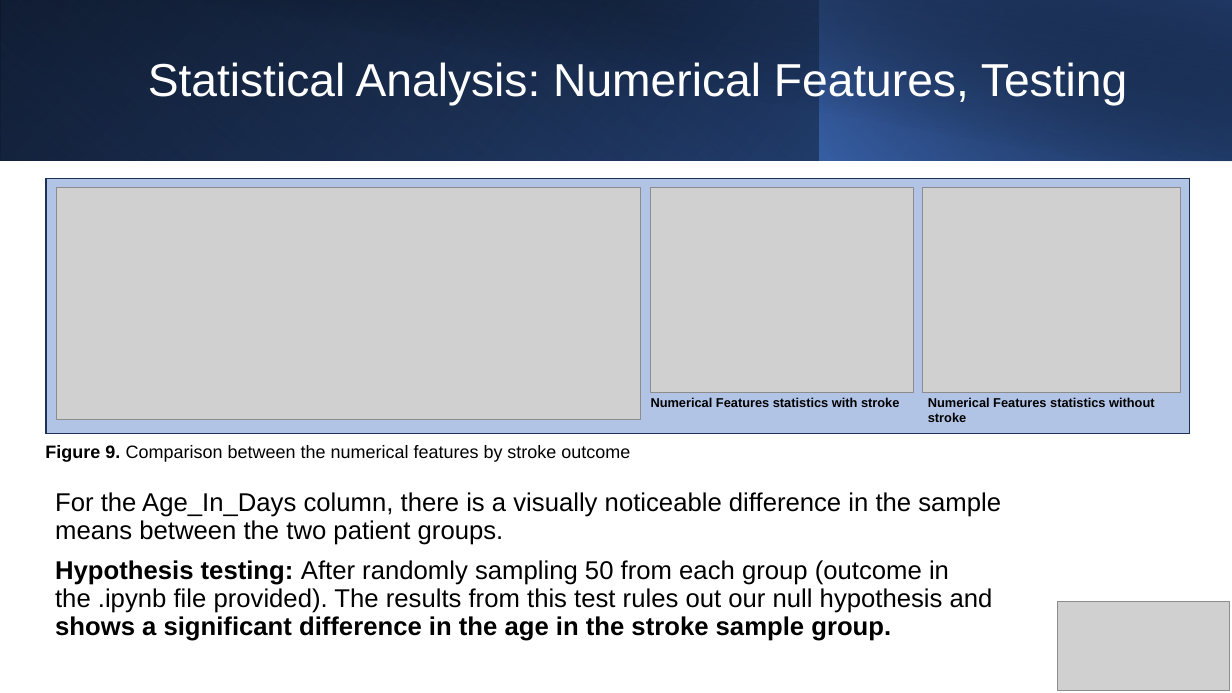
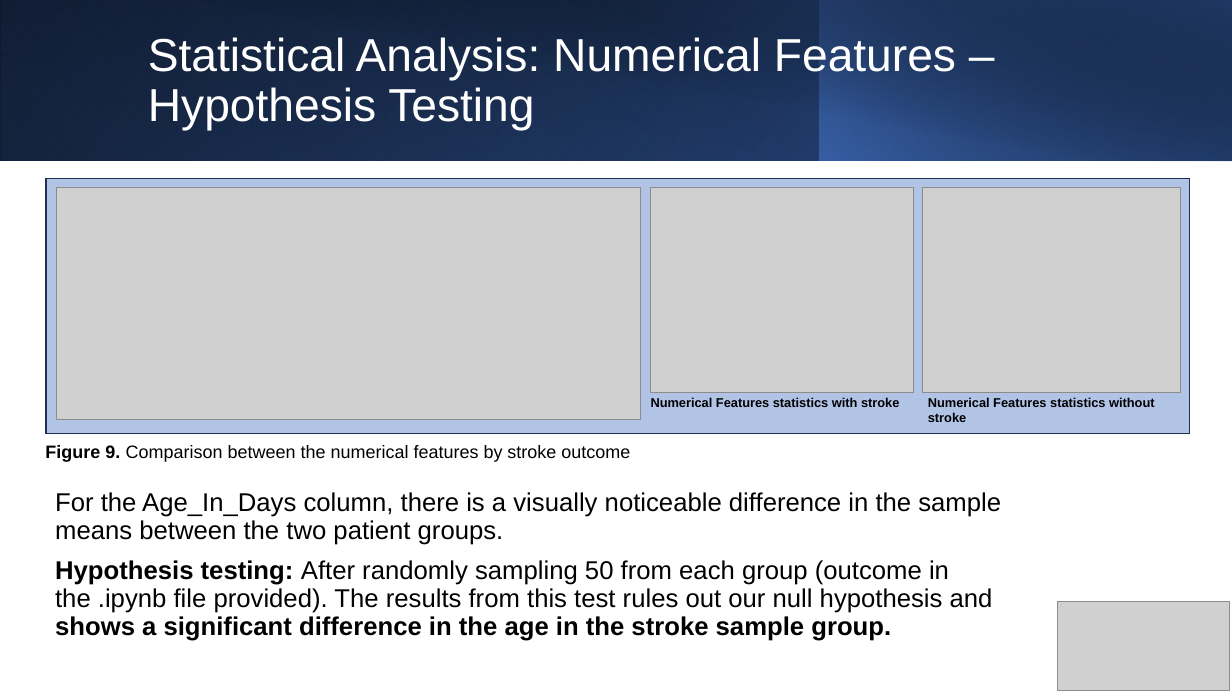
Before and after one commit to johnnys7n/Data-Scientist-Case-Study, a slide deck: slide 14 of JS-case-study-presentation.pptx. Drawn at 1232x693 pixels with LibreOffice and Linux fonts; fonts in the diff are those of the drawing; grey boxes stand for pictures. Boxes give left, top, right and bottom in pixels: in the first picture for what was removed or moved away, otherwise in the second. Text is boxed around its words. In the diff, an @@ line names an element or a change of style, - is before the commit and + after.

```diff
--- a/JS-case-study-presentation.pptx
+++ b/JS-case-study-presentation.pptx
@@ title at (x1=148, y1=37, x2=956, y2=131): text changed @@
-Statistical Analysis: Numerical Features, Testing
+Statistical Analysis: Numerical Features – Hypothesis Testing
```
Also in this commit, not shown: 17 other slides changed, 1 other file.
